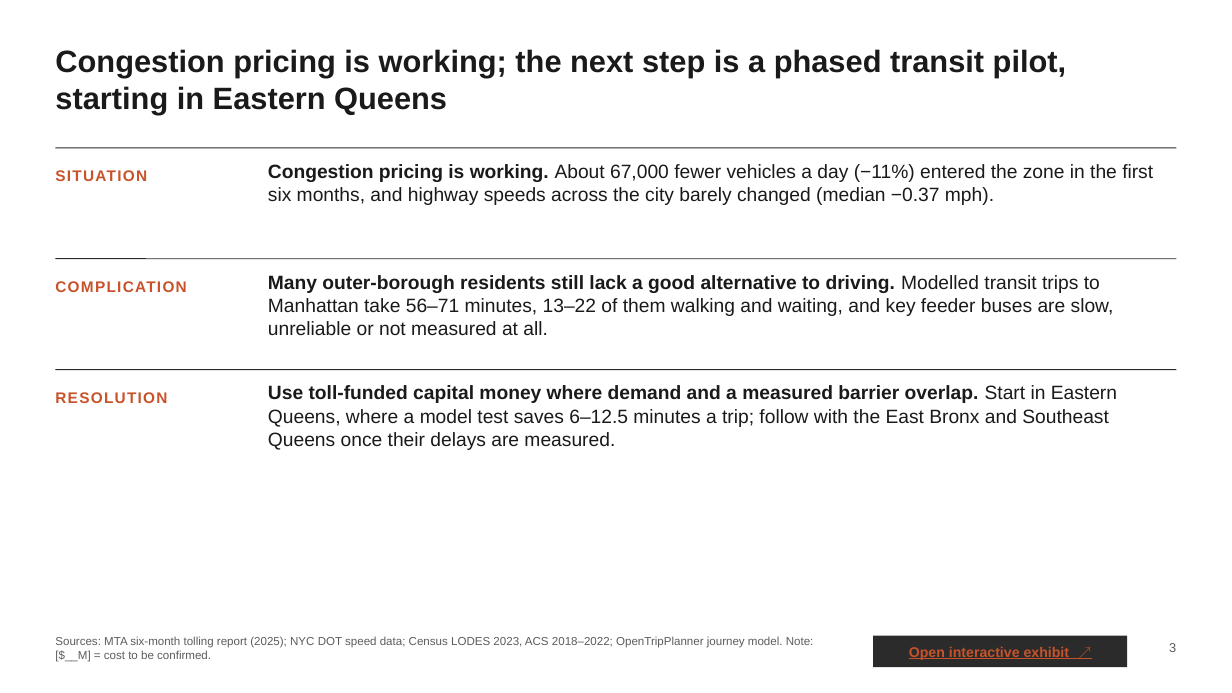
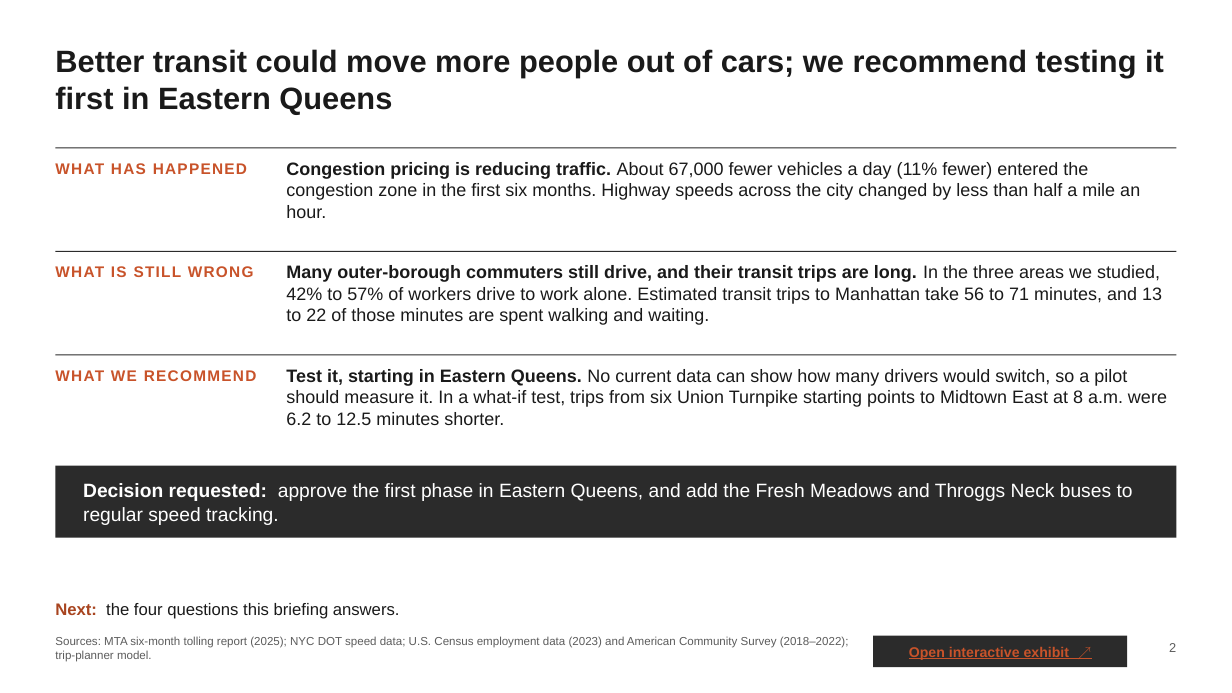
Before and after one commit to saka07/nyc-mobility-atlas, a slide deck: slide 2 of NYC_Mobility_Strategy.pptx (slide 3 before the commit). Drawn at 1232x693 pixels with LibreOffice and Linux fonts; fonts in the diff are those of the drawing. Boxes give left, top, right and bottom in pixels: in the first picture for what was removed or moved away, otherwise in the second. Text is boxed around its words. In the diff, an @@ line names an element or a change of style, - is before the commit and + after.

Commit message:
Match deck v5: simpler story, bus data, click to clear

```diff
--- a/NYC_Mobility_Strategy.pptx
+++ b/NYC_Mobility_Strategy.pptx
@@ title at bbox=[55, 49, 1164, 114]: text changed @@
-Congestion pricing is working; the next step is a phased transit pilot, starting in Eastern Queens
+Better transit could move more people out of cars; we recommend testing it first in Eastern Queens
@@ text removed at bbox=[55, 170, 147, 181] @@
-SITUATION
@@ text added at bbox=[55, 163, 247, 174], 12 pt, text #C8532A, bold @@
+WHAT HAS HAPPENED
@@ text at bbox=[286, 162, 1140, 218]: text changed; size 15 to 14 pt @@
-Congestion pricing is working. About 67,000 fewer vehicles a day (−11%) entered the zone in the first six months, and highway speeds across the city barely changed (median −0.37 mph).
+Congestion pricing is reducing traffic. About 67,000 fewer vehicles a day (11% fewer) entered the congestion zone in the first six months. Highway speeds across the city changed by less than half a mile an hour.
@@ line moved from (55, 259) - (1177, 259) to (55, 251) - (1177, 251) @@
@@ text added at bbox=[55, 266, 254, 277], 12 pt, text #C8532A, bold @@
+WHAT IS STILL WRONG
@@ text at bbox=[286, 265, 1162, 325]: text changed; size 15 to 14 pt @@
-Many outer-borough residents still lack a good alternative to driving. Modelled transit trips to Manhattan take 56–71 minutes, 13–22 of them walking and waiting, and key feeder buses are slow, unreliable or not measured at all.
+Many outer-borough commuters still drive, and their transit trips are long. In the three areas we studied, 42% to 57% of workers drive to work alone. Estimated transit trips to Manhattan take 56 to 71 minutes, and 13 to 22 of those minutes are spent walking and waiting.
@@ text removed at bbox=[55, 281, 186, 292] @@
-COMPLICATION
@@ line moved from (55, 370) - (1177, 370) to (55, 355) - (1177, 355) @@
@@ text added at bbox=[55, 370, 257, 381], 12 pt, text #C8532A, bold @@
+WHAT WE RECOMMEND
@@ text removed at bbox=[268, 385, 1117, 450] @@
-Use toll-funded capital money where demand and a measured barrier overlap. Start in Eastern Queens, where a model test saves 6–12.5 minutes a trip; follow with the East Bronx and Southeast Queens once their delays are measured.
@@ text added at bbox=[286, 369, 1167, 425], 14 pt, text #1A1A1A @@
+Test it, starting in Eastern Queens. No current data can show how many drivers would switch, so a pilot should measure it. In a what-if test, trips from six Union Turnpike starting points to Midtown East at 8 a.m. were 6.2 to 12.5 minutes shorter.
@@ text removed at bbox=[55, 392, 167, 403] @@
-RESOLUTION
@@ rectangle added at bbox=[55, 466, 1177, 538], fill #2B2B2B @@
@@ text added at bbox=[83, 483, 1133, 525], 15 pt, text #FFFFFF @@
+Decision requested: approve the first phase in Eastern Queens, and add the Fresh Meadows and Throggs Neck buses to regular speed tracking.
@@ text added at bbox=[55, 603, 400, 619], 13 pt, text #1A1A1A @@
+Next: the four questions this briefing answers.
@@ text at bbox=[55, 636, 849, 662]: text changed @@
-Sources: MTA six-month tolling report (2025); NYC DOT speed data; Census LODES 2023, ACS 2018–2022; OpenTripPlanner journey model. Note: [$__M] = cost to be confirmed.
+Sources: MTA six-month tolling report (2025); NYC DOT speed data; U.S. Census employment data (2023) and American Community Survey (2018–2022); trip-planner model.
```
Also in this commit, not shown: 11 other slides changed, 1 slide added, 9 other files.
